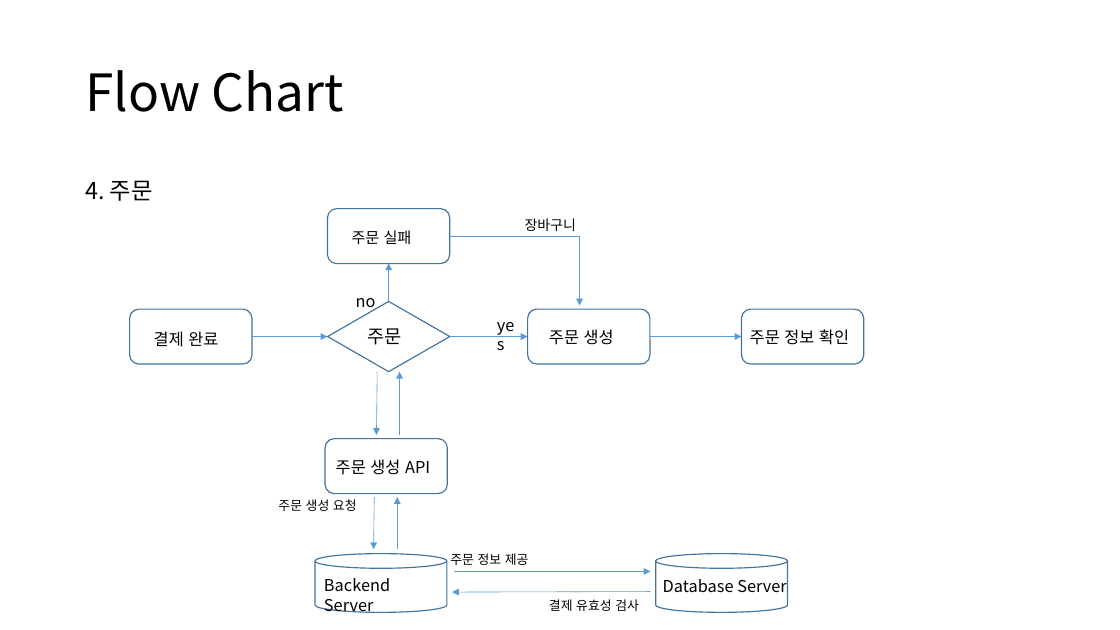
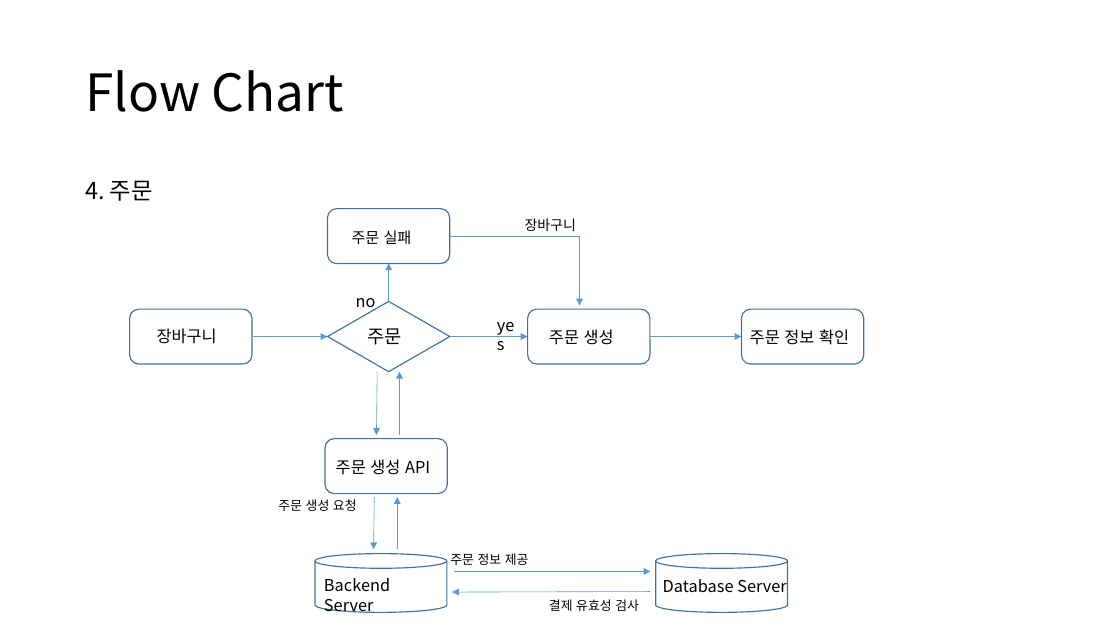
Before and after one commit to Camelllia/BaeminApplication, a slide deck: slide 7 of 202131205_김승진_실무게임프로그래밍_기획서.pptx. Drawn at 1120x630 pixels with LibreOffice and Linux fonts; fonts in the diff are those of the drawing. Boxes give left, top, right and bottom in pixels: in the first picture for what was removed or moved away, otherwise in the second. Text is boxed around its words. In the diff, an @@ line names an element or a change of style, - is before the commit and + after.

```diff
--- a/202131205_김승진_실무게임프로그래밍_기획서.pptx
+++ b/202131205_김승진_실무게임프로그래밍_기획서.pptx
@@ text at bbox=[157, 328, 217, 344]: text changed @@
-결제 완료
+장바구니
```
Also in this commit, not shown: 1 other slide changed, 1 slide added, 1 slide removed, 2 other files.
